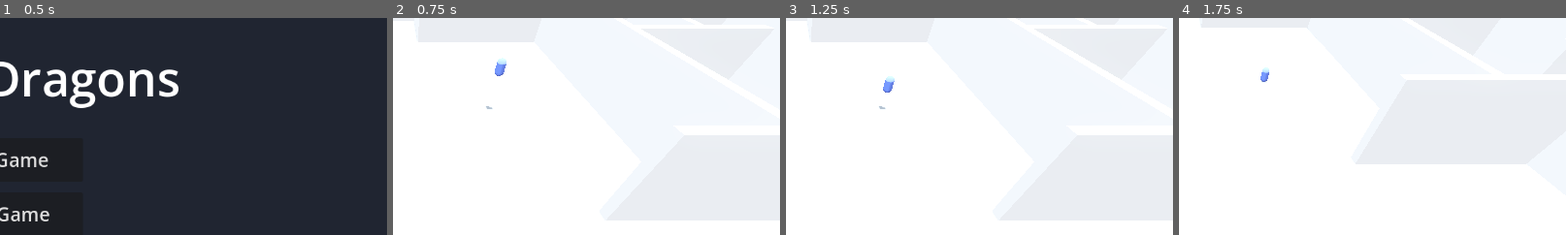
Above: before the commit, frames 1-4 (left to right).
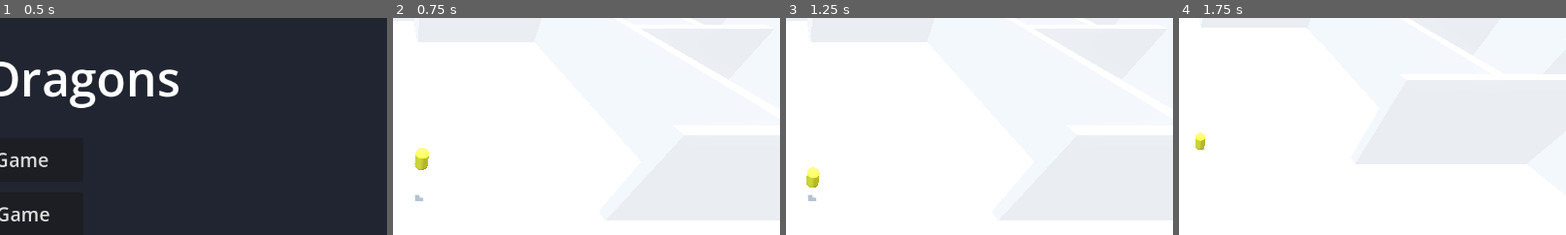
Above: after the commit, the same moments.

Repository: MrSquiggles34/COMP4501PROJECT
Game: Godot game, scene res://scenes/main_menu.tscn
Same seed, same stepped clock (60 frames per second), same inputs: the game is played once before the commit and once after it.
Inputs (mouse positions are % of the whole screen's width and height, from its top left):
- Up to frame 1 (0.5 s): no input
- Up to frame 2 (0.75 s): click "Load Game" at 0.5 s
- Up to frame 3 (1.25 s): no input
- Up to frame 4 (1.75 s): move the mouse to (72, 45) at 1.27 s; hold S (camera_back) from 1.28 s (still down); click (72, 45) at 1.42 s
The pictures show only the part of the screen within x 50-100%, y 16-65%; the shares and areas given below are measured in that part.

Frame 1 is identical in both runs. In frame 2, 0.6% of the frame differs, in the area x 5-30%, y 18-85%; in frame 3, 0.5%; in frame 4, 0.3%.

Commit message:
dragons spawn at "start", hostiles spawn at "center" of map
saving and loading from save should be good now.

Diff:
--- a/war-of-dragons/savegame.json
+++ b/war-of-dragons/savegame.json
@@ -1 +1 @@
-{"dragon_count":0,"hostile_count":1}
+{"dragon_count":1,"hostile_count":1}
--- a/war-of-dragons/scenes/dragon.tscn
+++ b/war-of-dragons/scenes/dragon.tscn
@@ -13,7 +13,6 @@
 material = SubResource("StandardMaterial3D_k4y1u")
 
 [node name="CharacterBody3D" type="CharacterBody3D" unique_id=1023116470]
-transform = Transform3D(1, 0, 0, 0, 1, 0, 0, 0, 1, 0, 2, 0)
 script = ExtResource("1_vfigm")
 
 [node name="CollisionShape3D" type="CollisionShape3D" parent="." unique_id=575317902]
--- a/war-of-dragons/scenes/game_state.tscn
+++ b/war-of-dragons/scenes/game_state.tscn
@@ -4,7 +4,6 @@
 [ext_resource type="Script" uid="uid://camda4v1t1sd4" path="res://scripts/game_state.gd" id="1_ukbay"]
 [ext_resource type="PackedScene" uid="uid://dw880124lcimr" path="res://scenes/map_system.tscn" id="2_018ao"]
 [ext_resource type="Script" uid="uid://cibcr6l8est7x" path="res://scripts/selection_box.gd" id="4_gu6ud"]
-[ext_resource type="PackedScene" uid="uid://cser0io6hhouf" path="res://scenes/hostile.tscn" id="5_0ebsy"]
 
 [node name="GameState" type="Node3D" unique_id=465853294]
 script = ExtResource("1_ukbay")
@@ -41,6 +40,3 @@
 grow_vertical = 2
 mouse_filter = 2
 script = ExtResource("4_gu6ud")
-
-[node name="CharacterBody3D" parent="." unique_id=1023116470 instance=ExtResource("5_0ebsy")]
-transform = Transform3D(1, 0, 0, 0, 1, 0, 0, 0, 1, -1.4691725, 2.9999962, 14.942919)
--- a/war-of-dragons/scenes/hostile.tscn
+++ b/war-of-dragons/scenes/hostile.tscn
@@ -13,7 +13,6 @@
 material = SubResource("StandardMaterial3D_k4y1u")
 
 [node name="CharacterBody3D" type="CharacterBody3D" unique_id=1023116470]
-transform = Transform3D(1, 0, 0, 0, 1, 0, 0, 0, 1, 0, 2, 0)
 script = ExtResource("1_y84sh")
 
 [node name="CollisionShape3D" type="CollisionShape3D" parent="." unique_id=575317902]
--- a/war-of-dragons/scenes/map_system.tscn
+++ b/war-of-dragons/scenes/map_system.tscn
@@ -1,5 +1,6 @@
 [gd_scene format=3 uid="uid://dw880124lcimr"]
 
+[ext_resource type="Script" uid="uid://dnuve6ggjwxap" path="res://scripts/map_system.gd" id="1_o3q63"]
 [ext_resource type="PackedScene" uid="uid://cser0io6hhouf" path="res://scenes/hostile.tscn" id="2_ss0ul"]
 [ext_resource type="PackedScene" uid="uid://c6w816cdcysdv" path="res://scenes/dragon.tscn" id="2_xypqd"]
 
@@ -28,7 +29,8 @@
 
 [sub_resource type="StandardMaterial3D" id="StandardMaterial3D_oglnf"]
 
-[node name="Node" type="Node" unique_id=1208725545]
+[node name="Map" type="Node" unique_id=1208725545]
+script = ExtResource("1_o3q63")
 
 [node name="WorldEnvironment" type="WorldEnvironment" parent="." unique_id=1826104339]
 environment = SubResource("Environment_t0gbj")
@@ -218,7 +220,7 @@
 
 [node name="Dragons" type="Node3D" parent="Entities/DynamicEntity" unique_id=1418918280]
 
-[node name="TestUnit" parent="Entities/DynamicEntity/Dragons" unique_id=1023116470 instance=ExtResource("2_xypqd")]
+[node name="Dragon1" parent="Entities/DynamicEntity/Dragons" unique_id=1023116470 instance=ExtResource("2_xypqd")]
 transform = Transform3D(1, 0, 0, 0, 1, 0, 0, 0, 1, -41.39692, 2, -10.383576)
 
 [node name="TestGuy" parent="Entities/DynamicEntity/Dragons" unique_id=125636328 instance=ExtResource("2_xypqd")]
@@ -238,8 +240,5 @@
 
 [node name="Hostiles" type="Node3D" parent="Entities/DynamicEntity" unique_id=2147119004]
 
-[node name="CharacterBody3D2" parent="Entities/DynamicEntity/Hostiles" unique_id=714028336 instance=ExtResource("2_ss0ul")]
+[node name="BadGuy" parent="Entities/DynamicEntity/Hostiles" unique_id=714028336 instance=ExtResource("2_ss0ul")]
 transform = Transform3D(1, 0, 0, 0, 1, 0, 0, 0, 1, -19.679201, 6.8195753, -1.2114401)
-
-[node name="CharacterBody3D" parent="." unique_id=830323091 instance=ExtResource("2_ss0ul")]
-transform = Transform3D(1, 0, 0, 0, 1, 0, 0, 0, 1, -20.222502, 6.454891, 5.5664463)
--- a/war-of-dragons/scenes/unit.tscn
+++ /dev/null
@@ -1,26 +0,0 @@
-[gd_scene format=3 uid="uid://c6w816cdcysdv"]
-
-[ext_resource type="Script" uid="uid://btkqptgp3rgm2" path="res://scripts/unit.gd" id="1_btf8p"]
-
-[sub_resource type="CapsuleShape3D" id="CapsuleShape3D_k4y1u"]
-
-[sub_resource type="ShaderMaterial" id="ShaderMaterial_1jvru"]
-
-[sub_resource type="StandardMaterial3D" id="StandardMaterial3D_k4y1u"]
-albedo_color = Color(0.7294118, 0.74509805, 0.1254902, 1)
-
-[sub_resource type="CapsuleMesh" id="CapsuleMesh_k4y1u"]
-material = SubResource("StandardMaterial3D_k4y1u")
-
-[node name="CharacterBody3D" type="CharacterBody3D" unique_id=1023116470]
-transform = Transform3D(1, 0, 0, 0, 1, 0, 0, 0, 1, 0, 2, 0)
-script = ExtResource("1_btf8p")
-
-[node name="CollisionShape3D" type="CollisionShape3D" parent="." unique_id=575317902]
-shape = SubResource("CapsuleShape3D_k4y1u")
-
-[node name="MeshInstance3D" type="MeshInstance3D" parent="." unique_id=714606444]
-material_overlay = SubResource("ShaderMaterial_1jvru")
-mesh = SubResource("CapsuleMesh_k4y1u")
-
-[node name="NavigationAgent3D" type="NavigationAgent3D" parent="." unique_id=1615334081]
--- a/war-of-dragons/scripts/game_state.gd
+++ b/war-of-dragons/scripts/game_state.gd
@@ -28,17 +28,29 @@
 	# Define beginning parameters for a new game.
 	# For example: start with only 1 Dragon unit
 	var dragons_container = $Map/Entities/DynamicEntity/Dragons
+	var hostiles_container = $Map/Entities/DynamicEntity/Hostiles
 
 	# We remove all predefined dragons except the first one
 	var all_dragons = dragons_container.get_children()
 	if all_dragons.size() > 0:
 		var initial_dragon = all_dragons[0]
 		# Position it at a central spot
-		initial_dragon.global_position = Vector3(0, 6, 0)
+		initial_dragon.global_position = Vector3(-30, 6, 20)
 
 		# Queue remaining dragons for deletion
 		for i in range(1, all_dragons.size()):
 			all_dragons[i].queue_free()
+
+	# We remove all predefined hostiles except the first one
+	var all_hostiles = hostiles_container.get_children()
+	if all_hostiles.size() > 0:
+		var initial_hostile = all_hostiles[0]
+		# Position it at a central spot
+		initial_hostile.global_position = Vector3(-30, 6, -20)
+
+		# Queue remaining hostiles for deletion
+		for i in range(1, all_hostiles.size()):
+			all_hostiles[i].queue_free()
 
 func save_game() -> void:
 	# Keep entities array up to date before saving
@@ -99,10 +111,10 @@
 		for i in range(count):
 			var new_dragon = dragon_scene.instantiate()
 			dragons_container.add_child(new_dragon)
-			# Spawn in a grid near origin
+			# Spawn in a grid near the start area (-30, 6, 20)
 			var row = i / 5
 			var col = i % 5
-			new_dragon.global_position = Vector3(col * 2.0 - 4.0, 6, row * 2.0 - 4.0)
+			new_dragon.global_position = Vector3(-30.0 + (col * 2.0), 6, 20.0 + (row * 2.0))
 
 	if save_data.has("hostile_count"):
 		var count = save_data["hostile_count"]
--- /dev/null
+++ b/war-of-dragons/scripts/map_system.gd
@@ -0,0 +1,11 @@
+extends Node
+
+
+# Called when the node enters the scene tree for the first time.
+func _ready() -> void:
+	pass # Replace with function body.
+
+
+# Called every frame. 'delta' is the elapsed time since the previous frame.
+func _process(delta: float) -> void:
+	pass
--- a/war-of-dragons/scripts/unit.gd
+++ /dev/null
@@ -1,57 +0,0 @@
-extends CharacterBody3D
-
-@export var gravity: float = 9.8
-@export var move_speed: float = 5.0
-
-@onready var agent: NavigationAgent3D = $NavigationAgent3D
-@onready var mesh: MeshInstance3D = $MeshInstance3D
-
-var outline_material: ShaderMaterial
-
-# Called when the node enters the scene tree for the first time.
-func _ready() -> void:
-	# Create a ShaderMaterial and assign the outline shader
-	outline_material = ShaderMaterial.new()
-	outline_material.shader = load("res://shaders/entity_outline.gdshader")
-
-	add_to_group("units")
-
-# Called every frame. 'delta' is the elapsed time since the previous frame.
-func _process(delta: float) -> void:
-	pass
-
-# Called every frame. 'delta' is the elapsed time since the previous frame.
-func _physics_process(delta: float) -> void:
-	if not is_on_floor():
-		velocity.y -= gravity * delta
-	else:
-		velocity.y = 0
-
-	# navigation Movement
-	if not agent.is_navigation_finished():
-		var next_position: Vector3 = agent.get_next_path_position()
-		var direction: Vector3 = next_position - global_position
-
-		direction.y = 0
-
-		if direction.length() > 0.05:
-			direction = direction.normalized()
-			velocity.x = direction.x * move_speed
-			velocity.z = direction.z * move_speed
-		else:
-			velocity.x = 0
-			velocity.z = 0
-	else:
-		velocity.x = 0
-		velocity.z = 0
-
-	move_and_slide()
-
-func move_to(target: Vector3) -> void:
-	agent.target_position = target
-
-func set_selected(selected: bool) -> void:
-	if selected:
-		mesh.material_overlay = outline_material
-	else:
-		mesh.material_overlay = null
Not shown, added: war-of-dragons/scripts/map_system.gd.uid
Not shown, removed: war-of-dragons/scripts/unit.gd.uid
